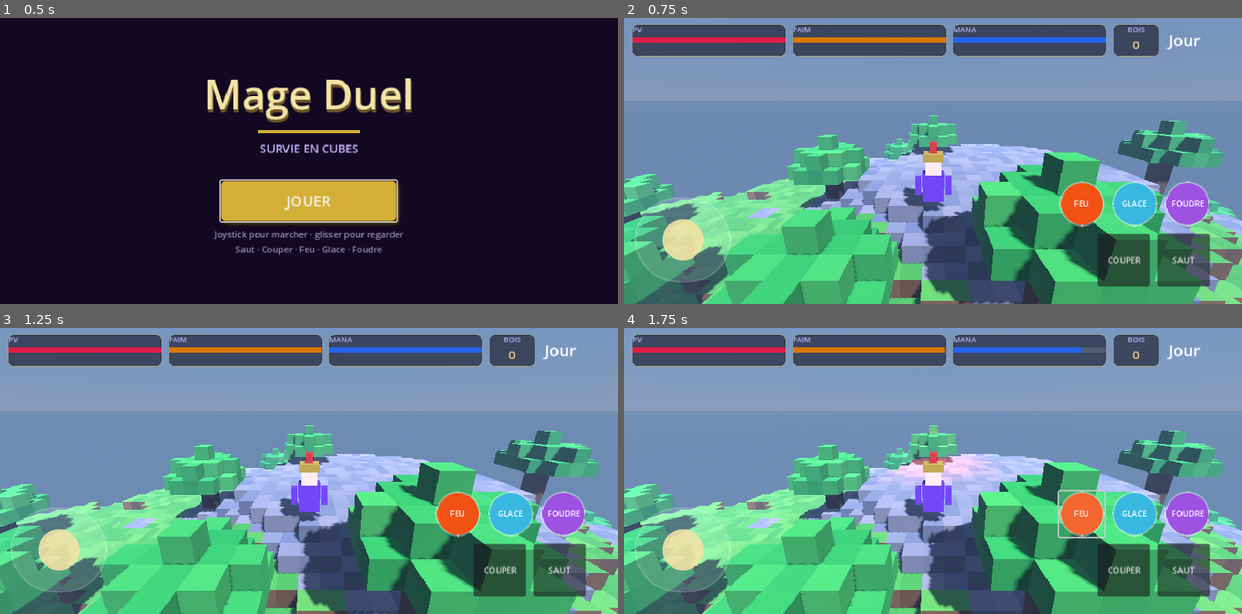
Above: before the commit, frames 1-4 (two rows, left to right).
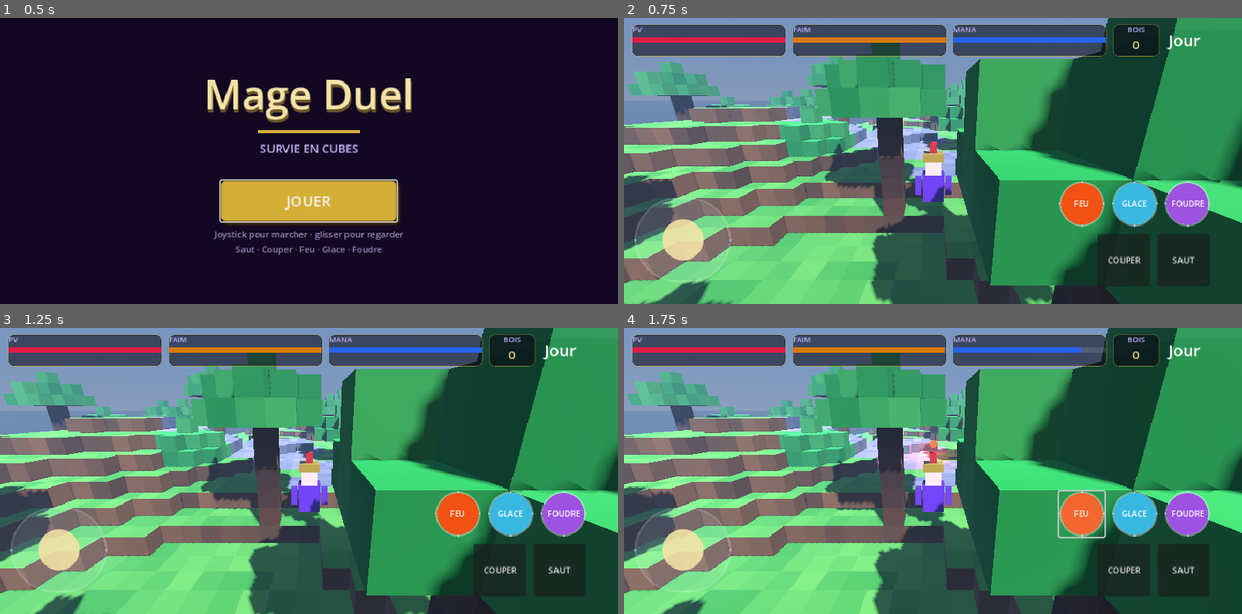
Above: after the commit, the same moments.

Repository: jprivard-baam/mage-duel
Game: Godot game, scene res://scenes/home.tscn
Same seed, same stepped clock (60 frames per second), same inputs: the game is played once before the commit and once after it.
Inputs:
- Up to frame 1 (0.5 s): no input
- Up to frame 2 (0.75 s): click "JOUER" at 0.5 s
- Up to frame 3 (1.25 s): no input
- Up to frame 4 (1.75 s): click "FEU" at 1.25 s

Frame 1 is identical in both runs. In frame 2, 75% of the frame differs, in the area x 0-100%, y 0-100%; in frame 3, 75%; in frame 4, 75%.

Commit message:
Spawn à côté d'un arbre et coupe dans un rayon horizontal large.
Le mage démarre sur de la terre près d'un tronc ; Couper prend le
bois/feuilles proches (plus de visée au pixel sur un cube de 0,5 m).

Co-authored-by: jprivard <jprivard-baam@users.noreply.github.com>

Diff:
--- a/scripts/player.gd
+++ b/scripts/player.gd
@@ -6,7 +6,7 @@
 const LOOK_SENS := 0.22
 const PITCH_MIN := -1.15
 const PITCH_MAX := 0.42
-const CHOP_RANGE := 3.6
+const CHOP_RANGE := 5.0
 
 @onready var model: Node3D = $Model
 @onready var cam_pivot: Node3D = $CamPivot
--- a/scripts/voxel_world.gd
+++ b/scripts/voxel_world.gd
@@ -17,6 +17,7 @@
 var _mesh_instance: MeshInstance3D
 var _body: StaticBody3D
 var _collision: CollisionShape3D
+var _tree_spawns: Array[Vector3] = []
 
 
 func _ready() -> void:
@@ -75,18 +76,20 @@
 
 
 func spawn_position() -> Vector3:
+	if not _tree_spawns.is_empty():
+		return _tree_spawns[0]
 	var cx := SIZE / 2
 	var cz := SIZE / 2
 	var best := Vector3((cx + 0.5) * CELL, 4.0, (cz + 0.5) * CELL)
 	var best_score := -999.0
-	for z in range(cz - 8, cz + 9):
-		for x in range(cx - 8, cx + 9):
+	for z in range(cz - 10, cz + 11):
+		for x in range(cx - 10, cx + 11):
 			var y := surface_y(x, z)
-			if y < 2:
+			if y < 2 or get_block(x, y, z) != DIRT:
 				continue
 			if get_block(x, y + 1, z) == WOOD or get_block(x, y + 1, z) == LEAF:
 				continue
-			var score := float(y) - Vector2(x - cx, z - cz).length() * 0.12
+			var score := -Vector2(x - cx, z - cz).length()
 			if score > best_score:
 				best_score = score
 				best = Vector3((x + 0.5) * CELL, (y + 1) * CELL + 0.02, (z + 0.5) * CELL)
@@ -104,35 +107,33 @@
 
 func raycast_tree(origin: Vector3, dir: Vector3, max_dist: float) -> Vector3i:
 	if dir.length() < 0.001:
-		return Vector3i(-1, -1, -1)
+		dir = Vector3(0, 0, -1)
 	dir = dir.normalized()
+	var flat := Vector3(dir.x, 0.0, dir.z)
+	if flat.length() < 0.001:
+		flat = Vector3(0, 0, -1)
+	else:
+		flat = flat.normalized()
+	var oc := world_to_cell(origin)
+	var rad := int(ceilf(max_dist / CELL)) + 2
 	var best := Vector3i(-1, -1, -1)
-	var best_d := max_dist + 0.05
-	var reach := max_dist + CELL * 2.0
-	var minc := world_to_cell(origin - Vector3(reach, 1.4, reach))
-	var maxc := world_to_cell(origin + Vector3(reach, 2.6, reach))
-	minc.x = clampi(minc.x, 0, SIZE - 1)
-	maxc.x = clampi(maxc.x, 0, SIZE - 1)
-	minc.y = clampi(minc.y, 0, HEIGHT - 1)
-	maxc.y = clampi(maxc.y, 0, HEIGHT - 1)
-	minc.z = clampi(minc.z, 0, SIZE - 1)
-	maxc.z = clampi(maxc.z, 0, SIZE - 1)
-	for y in range(minc.y, maxc.y + 1):
-		for z in range(minc.z, maxc.z + 1):
-			for x in range(minc.x, maxc.x + 1):
+	var best_d := max_dist + 0.5
+	for y in range(maxi(0, oc.y - 10), mini(HEIGHT, oc.y + 12)):
+		for z in range(maxi(0, oc.z - rad), mini(SIZE, oc.z + rad + 1)):
+			for x in range(maxi(0, oc.x - rad), mini(SIZE, oc.x + rad + 1)):
 				if not is_tree(x, y, z):
 					continue
 				var p := cell_center(x, y, z)
 				var to := p - origin
-				var dist := to.length()
-				if dist > max_dist or dist < 0.05:
-					continue
-				var align := to.normalized().dot(dir)
-				var close := dist <= 1.85
-				if not close and align < 0.12:
-					continue
-				if dist < best_d:
-					best_d = dist
+				var horiz := Vector2(to.x, to.z).length()
+				if horiz > max_dist or absf(to.y) > 3.8:
+					continue
+				var align := 1.0
+				if horiz > 0.04:
+					align = Vector3(to.x, 0.0, to.z).normalized().dot(flat)
+				var ok := horiz <= 2.6 or align >= 0.05
+				if ok and horiz < best_d:
+					best_d = horiz
 					best = Vector3i(x, y, z)
 	return best
 
@@ -201,6 +202,7 @@
 func _generate() -> void:
 	_blocks.resize(SIZE * HEIGHT * SIZE)
 	_blocks.fill(AIR)
+	_tree_spawns.clear()
 	var cx := 47.5
 	var cz := 47.5
 	for z in SIZE:
@@ -266,6 +268,14 @@
 		_set_block(x, ly + 1, z, LEAF)
 		_set_block(x, ly + 2, z, LEAF)
 		trees.append(Vector2i(x, z))
+		var sides: Array[Vector2i] = [Vector2i(2, 0), Vector2i(-2, 0), Vector2i(0, 2), Vector2i(0, -2)]
+		for side in sides:
+			var sx: int = x + side.x
+			var sz: int = z + side.y
+			var sy := surface_y(sx, sz)
+			if sy >= 2 and get_block(sx, sy, sz) == DIRT and not is_tree(sx, sy + 1, sz):
+				_tree_spawns.append(Vector3((sx + 0.5) * CELL, (sy + 1) * CELL + 0.02, (sz + 0.5) * CELL))
+				break
 
 
 func _face_color(t: int, ny: float, x: int, y: int, z: int) -> Color:
Not shown, changed: docs/index.html
Not shown, changed: docs/index.pck
